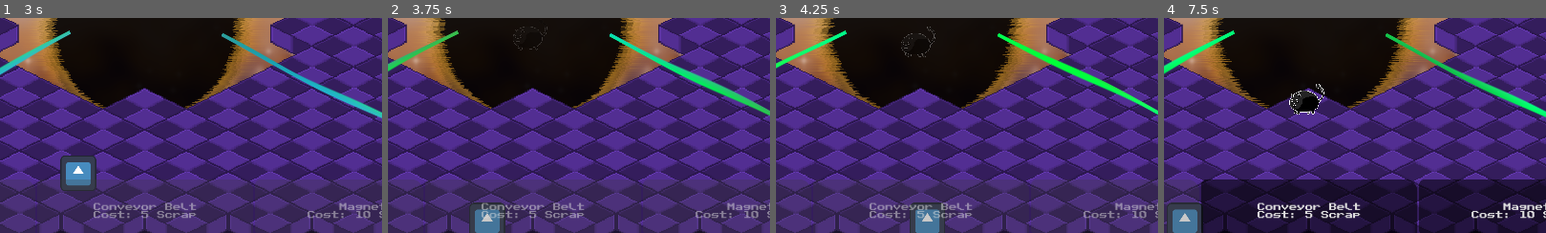
Above: before the commit, frames 1-4 (left to right).
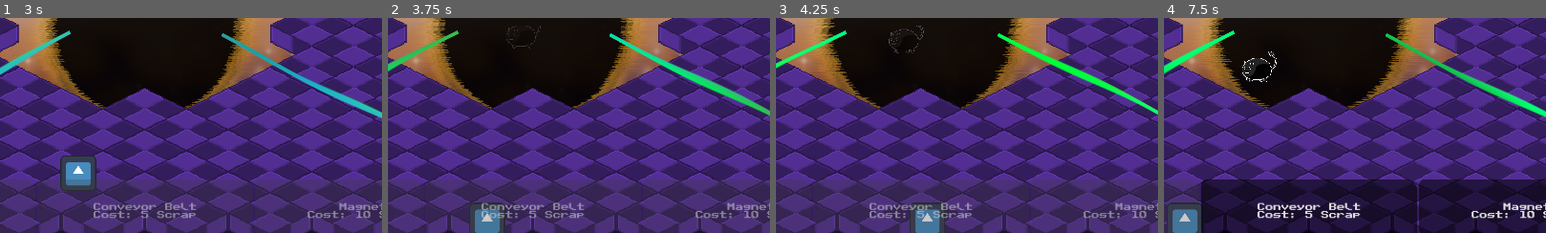
Above: after the commit, the same moments.

Repository: jkostello/Godot-Wild-Jam-69
Game: Godot game, scene res://UI/start_menu.tscn
Same seed, same stepped clock (60 frames per second), same inputs: the game is played once before the commit and once after it. The engine's default icon, where the game draws it, is replaced by a stand-in: a white triangle on a blue panel in a dark square. Sound files missing from this copy of the repository are replaced by a short silence.
Inputs (mouse positions are % of the whole screen's width and height, from its top left):
- Up to frame 1 (3 s): click "Start" at 0.5 s; click "Start" at 1.25 s; tap Enter at 2 s; move the mouse to (72, 45) at 2.02 s; hold D (right) 2.03-2.78 s; tap Space (deselect) at 2.1 s; click (72, 45) at 2.17 s; move the mouse to (30, 55) at 2.77 s; hold S (down) from 2.78 s (still down); tap R (rotate) at 2.85 s
- Up to frame 2 (3.75 s): move the mouse to (60, 28) at 3.52 s; release S (down) at 3.53 s; hold D (right) from 3.53 s (still down); tap 1 (select_structure_1) at 3.6 s
- Up to frame 3 (4.25 s): keep holding D (right)
- Up to frame 4 (7.5 s): move the mouse to (45, 70) at 4.27 s; release D (right) at 4.28 s; hold W (up) 4.28-5.03 s; tap one key every 0.75 s from 4.35 s: 2 (select_structure_2) 3 (select_structure_3) 0 Space (deselect) R (rotate); click (45, 70) at 4.42 s; move the mouse to (80, 65) at 5.02 s; hold A (left) 5.03-6.53 s; move the mouse to (20, 35) at 5.77 s; move the mouse to (55, 50) at 6.52 s; hold S (down) 6.53-7.28 s; click (55, 50) at 6.67 s; move the mouse to (35, 25) at 7.27 s; hold D (right) from 7.28 s (still down)
The pictures show only the part of the screen within x 31-81%, y 48-98%; the shares and areas given below are measured in that part.

Frame 1 is identical in both runs. In frame 2, 0.2% of the frame differs, in the area x 31-42%, y 3-16%; in frame 3, 0.2%; in frame 4, 1.1%, in the area x 20-42%, y 15-45%.
Error in both runs: Cannot call method 'change_scene_to_file' on a null value. (res://UI/start_menu.gd:24)

Commit message:
fix targeting
enemies only target nearby turrets

Diff:
--- a/UI/how_to_play.tscn
+++ b/UI/how_to_play.tscn
@@ -7,7 +7,7 @@
 [ext_resource type="Texture2D" uid="uid://1d7r30iygkv7" path="res://PLASMATURRET-Sheet.png" id="5_js670"]
 [ext_resource type="Texture2D" uid="uid://dr1vjo8ouk3jk" path="res://CONVEYER.png" id="6_cnwgo"]
 [ext_resource type="Texture2D" uid="uid://xlpbskb76g0h" path="res://MAGNET-Sheet.png" id="7_7kwnc"]
-[ext_resource type="Texture2D" uid="uid://2itn8dr0x1kw" path="res://LASER1.png" id="8_hpj7x"]
+[ext_resource type="Texture2D" uid="uid://d0u61dmfhmavg" path="res://LASER12.png" id="8_byrar"]
 
 [sub_resource type="StyleBoxFlat" id="StyleBoxFlat_wagc7"]
 bg_color = Color(0.270588, 0.14902, 0.478431, 1)
@@ -332,7 +332,7 @@
 [node name="Turret" type="Sprite2D" parent="Panel/MarginContainer/VBoxContainer/StructuresContainer/Laser/LaserContainer"]
 position = Vector2(326.237, 273.468)
 scale = Vector2(0.793568, 0.793568)
-texture = ExtResource("8_hpj7x")
+texture = ExtResource("8_byrar")
 region_rect = Rect2(0, 0, 100, 296)
 
 [node name="BottomSpacer" type="Control" parent="Panel/MarginContainer/VBoxContainer"]
--- a/enemy.gd
+++ b/enemy.gd
@@ -48,8 +48,12 @@
 		# Checks if closer turret exists
 		for t in get_tree().get_nodes_in_group("Turret"):
 			var t_dist = global_position.distance_to(t.global_position)
-			if t_dist < global_position.distance_to(closest_target) and t_dist < 200.0: #TODO Should be turret range
+			if t_dist < global_position.distance_to(closest_target):
 				closest_target = t.global_position
+
+		if global_position.distance_to(closest_target) > 300.0:
+			closest_target = Vector2.ZERO
+
 
 	# If no turrets, set target to laser
 	if not closest_target:
@@ -66,9 +70,11 @@
 	var direction = to_local(nav_agent.get_next_path_position()).normalized()
 
 	if not tangible:
+		$CollisionShape2D.disabled = true
 		velocity = Vector2.ZERO
 		global_position += global_position.normalized() * speed * delta
 	else:
+		$CollisionShape2D.disabled = false
 		velocity = direction * speed
 		if not nav_agent.is_target_reachable():
 			velocity = Vector2.ZERO
--- a/enemy.tscn
+++ b/enemy.tscn
@@ -48,6 +48,7 @@
 
 [node name="CollisionShape2D" type="CollisionShape2D" parent="."]
 shape = SubResource("CircleShape2D_3psbd")
+disabled = true
 
 [node name="NavigationAgent2D" type="NavigationAgent2D" parent="."]
 
--- a/turret.gd
+++ b/turret.gd
@@ -6,7 +6,7 @@
 @onready var handler = get_node("/root/Level/CanvasLayer/structure_handler")
 
 @export var dmg : float = 1.0
-@export var range := 700
+@export var range := 300.0
 @export var cd := 0.5
 @export var durability := 10.0
 var primed : bool = true
--- a/turret.tscn
+++ b/turret.tscn
@@ -34,7 +34,7 @@
 z_index = 1
 script = ExtResource("2_eq845")
 dmg = 0.5
-range = 300
+range = 300.0
 cd = 0.2
 durability = 10.0
 
